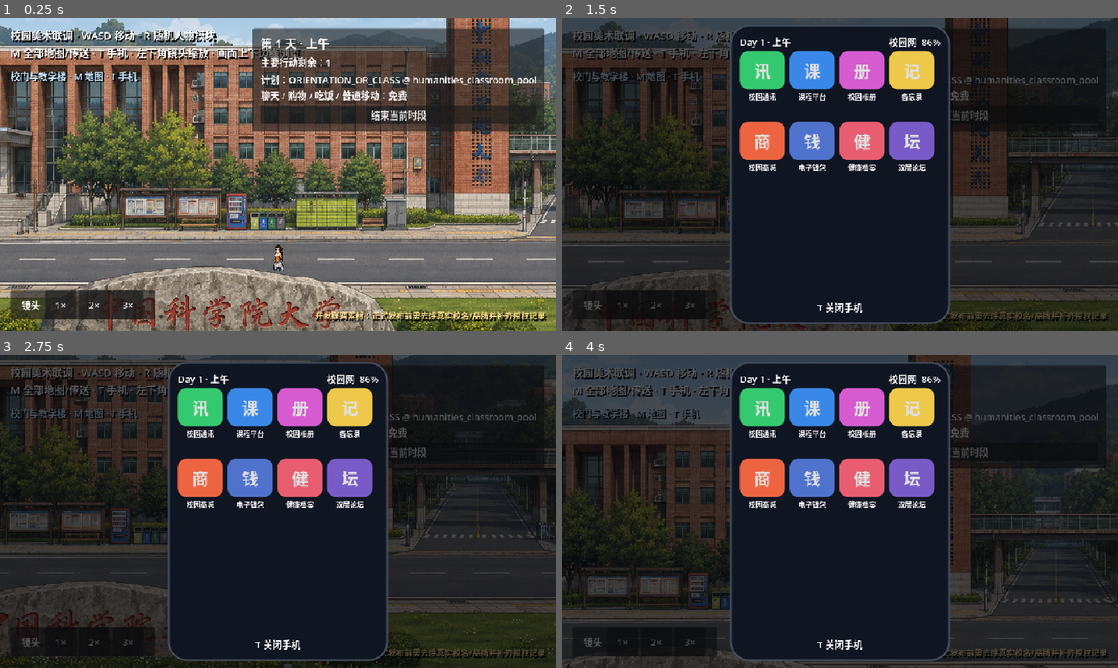
Above: before the commit, frames 1-4 (two rows, left to right).
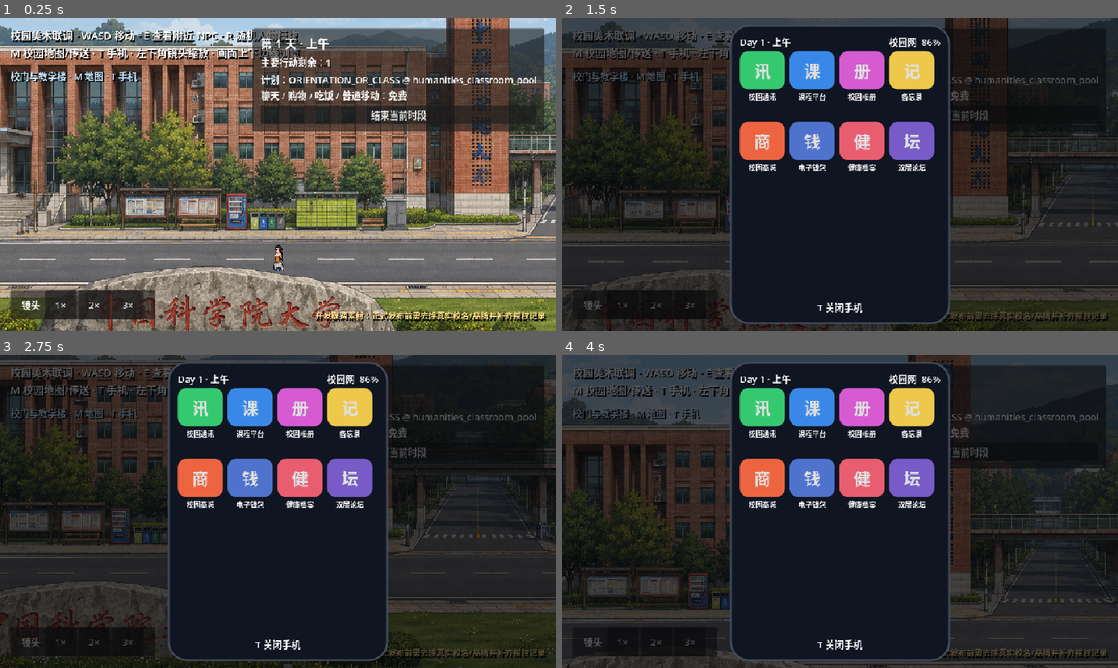
Above: after the commit, the same moments.

Repository: snappy716/LLM-simulate-society
Game: Godot game, scene res://scenes/campus/campus_collab_test.tscn
Two runs of this game, one before a commit and one after it. Both use one fixed random seed, a clock stepped at 60 frames per second and the inputs below. This scene is started directly instead of the project's main scene.
Inputs (mouse positions are in pixels of both pictures, inside the frame that each line leads up to):
- Up to frame 1 (0.25 s): no input
- Up to frame 2 (1.5 s): tap Enter at 0.5 s; move the mouse to (962, 158) at 0.52 s; hold D (move_right) 0.53-1.28 s; hold R (randomize_outfit) 0.53-1.28 s; click (962, 158) at 0.67 s; move the mouse to (728, 190) at 1.27 s; hold S (move_down) from 1.28 s (still down); tap T (toggle_phone) at 1.35 s; click (728, 190) at 1.42 s
- Up to frame 3 (2.75 s): move the mouse to (333, 442) at 2.02 s; release S (move_down) at 2.03 s; hold D (move_right) from 2.03 s (still down); hold Q (toggle_roster) from 2.03 s (still down); click (333, 442) at 2.17 s
- Up to frame 4 (4 s): move the mouse to (812, 574) at 2.77 s; release D (move_right) at 2.78 s; release Q (toggle_roster) at 2.78 s; hold W (move_up) 2.78-3.53 s; tap I (toggle_trade) at 2.85 s; click (812, 574) at 2.92 s; move the mouse to (1006, 558) at 3.52 s; hold A (move_left) from 3.53 s (still down); tap Z at 3.6 s; click (1006, 558) at 3.67 s

The runs differ from the first frame. In frame 1, 0.7% of the frame differs, in the area x 4-54%, y 4-14%; in frame 2, 0.1%; in frame 3, 0.1%; in frame 4, 0.1%.

Commit message:
feat: keep campus NPCs visible and inspectable

Diff:
--- a/game/data/campus_art_catalog.json
+++ b/game/data/campus_art_catalog.json
@@ -8,6 +8,7 @@
       "group": "教学区",
       "texture_path": "res://assets/maps/campus_collab/campus_gate.png",
       "semantic_location_id": "south_gate_region",
+      "visible_region_ids": ["south_gate_region", "central_region"],
       "map_size": [1774, 887],
       "spawn": [888, 690],
       "walk_rect": [30, 620, 1714, 130]
@@ -18,6 +19,7 @@
       "group": "生活区",
       "texture_path": "res://assets/maps/campus_collab/living_area.png",
       "semantic_location_id": "student_life_region",
+      "visible_region_ids": ["student_life_region", "service_logistics_region"],
       "map_size": [2040, 771],
       "spawn": [1020, 620],
       "walk_rect": [30, 465, 1980, 275]
@@ -28,6 +30,7 @@
       "group": "宿舍区",
       "texture_path": "res://assets/maps/campus_collab/east_dormitory.png",
       "semantic_location_id": "east_dorm_region",
+      "visible_region_ids": ["east_dorm_region", "student_life_region"],
       "map_size": [1774, 887],
       "spawn": [887, 700],
       "walk_rect": [30, 470, 1714, 390]
@@ -38,6 +41,7 @@
       "group": "宿舍区",
       "texture_path": "res://assets/maps/campus_collab/west_dormitory.png",
       "semantic_location_id": "west_dorm_region",
+      "visible_region_ids": ["west_dorm_region", "sports_health_region"],
       "map_size": [1774, 887],
       "spawn": [887, 700],
       "walk_rect": [30, 470, 1714, 390]
@@ -48,6 +52,7 @@
       "group": "心理学院与桥",
       "texture_path": "res://assets/maps/campus_collab/psychology_bridge.png",
       "semantic_location_id": "humanities_psychology_region",
+      "visible_region_ids": ["humanities_psychology_region", "central_region"],
       "map_size": [1742, 903],
       "spawn": [1060, 810],
       "walk_rect": [30, 475, 1682, 398]
--- a/game/project.godot
+++ b/game/project.godot
@@ -85,6 +85,11 @@
 "events": [Object(InputEventKey,"resource_local_to_scene":false,"resource_name":"","device":-1,"window_id":0,"alt_press …(192 unchanged characters)…
 ]
 }
+interact_npc={
+"deadzone": 0.2,
+"events": [Object(InputEventKey,"resource_local_to_scene":false,"resource_name":"","device":-1,"window_id":0,"alt_pressed":false,"shift_pressed":false,"ctrl_pressed":false,"meta_pressed":false,"pressed":false,"keycode":0,"physical_keycode":69,"key_label":0,"unicode":101,"location":0,"echo":false,"script":null)
+]
+}
 
 [rendering]
 
--- a/game/scenes/campus/campus_collab_test.tscn
+++ b/game/scenes/campus/campus_collab_test.tscn
@@ -11,6 +11,7 @@
 [ext_resource type="Script" path="res://scripts/ui/campus_art_map_ui.gd" id="9_map_ui"]
 [ext_resource type="Script" path="res://scripts/ui/campus_phone_ui.gd" id="10_phone_ui"]
 [ext_resource type="Script" path="res://scripts/ui/campus_camera_controls.gd" id="11_camera_ui"]
+[ext_resource type="Script" path="res://scripts/ui/campus_npc_inspector_ui.gd" id="12_npc_ui"]
 
 [node name="CampusCollabTest" type="Node2D"]
 y_sort_enabled = true
@@ -125,7 +126,7 @@
 theme_override_constants/shadow_offset_x = 2
 theme_override_constants/shadow_offset_y = 2
 theme_override_font_sizes/font_size = 18
-text = "校园美术联调 · WASD 移动 · R 随机人物模块\nM 全部地图/传送 · T 手机 · 左下角镜头缩放 · 画面上下边缘浏览"
+text = "校园美术联调 · WASD 移动 · E 查看附近 NPC · R 随机人物模块\nM 校园地图/传送 · T 手机 · 左下角镜头缩放 · 画面上下边缘浏览"
 
 [node name="CurrentMap" type="Label" parent="UI"]
 offset_left = 18.0
@@ -169,6 +170,10 @@
 layer = 30
 script = ExtResource("9_map_ui")
 
+[node name="CampusNpcInspectorUI" type="CanvasLayer" parent="."]
+layer = 31
+script = ExtResource("12_npc_ui")
+
 [node name="CampusPhoneUI" type="CanvasLayer" parent="."]
 layer = 32
 script = ExtResource("10_phone_ui")
--- a/game/scripts/npc/npc_controller.gd
+++ b/game/scripts/npc/npc_controller.gd
@@ -15,6 +15,7 @@
 var _wait_time := 0.0
 var _simulation_route := PackedVector2Array()
 var _simulation_route_index := 0
+var campus_profile: Dictionary = {}
 
 signal simulation_route_finished(npc_id: String)
 
@@ -72,6 +73,16 @@
 		_finish_simulation_route()
 
 
+func set_campus_profile(profile: Dictionary) -> void:
+	campus_profile = profile.duplicate(true)
+	var profile_name := String(campus_profile.get("display_name", npc_id))
+	name_label.text = profile_name
+
+
+func get_campus_profile() -> Dictionary:
+	return campus_profile.duplicate(true)
+
+
 func _follow_simulation_route(delta: float) -> void:
 	if _simulation_route_index >= _simulation_route.size():
 		velocity = Vector2.ZERO
--- a/game/scripts/ui/campus_art_map_ui.gd
+++ b/game/scripts/ui/campus_art_map_ui.gd
@@ -138,9 +138,10 @@
 
 func _set_open(value: bool) -> void:
 	if value:
-		var phone := get_tree().get_first_node_in_group("campus_phone_ui")
-		if phone != null and phone.is_open():
-			return
+		for group_name in ["campus_phone_ui", "campus_npc_inspector_ui"]:
+			var other_ui = get_tree().get_first_node_in_group(group_name)
+			if other_ui != null and other_ui.is_open():
+				return
 	_opened = value
 	_overlay.visible = value
 	_pending_map_id = ""
--- /dev/null
+++ b/game/scripts/ui/campus_npc_inspector_ui.gd
@@ -0,0 +1,260 @@
+extends CanvasLayer
+
+const INTERACTION_DISTANCE := 82.0
+
+const COLLEGE_NAMES := {
+	"math_physics": "数理学院",
+	"biochemistry": "生化学院",
+	"earth_space": "天地学院",
+	"artificial_intelligence": "AI 学院",
+	"psychology": "心理学院",
+	"humanities": "人文学院",
+	"medicine": "医学院",
+	"sports": "体育学院",
+}
+
+const ROLE_NAMES := {
+	"student": "学生",
+	"faculty": "教职工",
+	"staff": "职工",
+}
+
+const OCCUPATION_NAMES := {
+	"undergraduate": "本科生",
+	"graduate_student": "研究生",
+	"student_assistant": "学生助理",
+	"academic_faculty": "教师",
+	"administration_staff": "行政人员",
+	"campus_security": "校园安保",
+	"campus_service_staff": "校园服务人员",
+	"librarian": "图书馆员",
+	"maintenance_staff": "维修人员",
+	"medical_staff": "医务人员",
+	"psychology_counselor": "心理咨询师",
+}
+
+const ACTIVITY_NAMES := {
+	"ORIENTATION_OR_CLASS": "报到或上课",
+	"RESEARCH": "研究",
+	"TEACH": "授课",
+	"COURSEWORK": "完成课程任务",
+	"CLUB_ACTIVITY": "参加社团活动",
+	"CAMPUS_EXPLORATION": "熟悉校园",
+	"READ_OR_SOCIALIZE": "阅读或社交",
+	"PERSONAL_ACTIVITY": "处理个人事务",
+	"WORK": "工作",
+	"PATROL": "巡逻",
+	"REST": "休息",
+	"ADMINISTRATION_SHIFT": "处理行政事务",
+	"ASSIST_RESEARCH_OR_TEACHING": "协助研究或教学",
+	"ATTEND_CLASS": "上课",
+	"CAMPUS_SERVICE_SHIFT": "校园服务值班",
+	"CASE_NOTES": "整理咨询记录",
+	"CLUB_OR_PERSONAL_ACTIVITY": "参加社团或个人活动",
+	"CLUB_OR_SELF_STUDY": "参加社团或自习",
+	"COUNSELING_SHIFT": "心理咨询值班",
+	"LAB_OR_SEMINAR": "实验或研讨",
+	"LIBRARY_SHIFT": "图书馆值班",
+	"LITERATURE_REVIEW": "阅读文献",
+	"MAINTENANCE_SHIFT": "校园维修值班",
+	"MEDICAL_SHIFT": "医疗值班",
+	"NIGHT_SECURITY_SHIFT": "夜间安保值班",
+	"ON_CALL_MAINTENANCE": "维修待命",
+	"ON_CALL_MEDICAL_SHIFT": "医疗待命",
+	"ON_CALL_SUPPORT": "值班待命",
+	"OPTIONAL_RESEARCH": "自主研究",
+	"PREPARE_MATERIALS": "准备教学材料",
+	"PREPARE_OR_REVIEW": "备课或复盘",
+	"RESEARCH_OR_OFFICE_HOURS": "研究或答疑",
+	"SECURITY_PATROL": "校园巡逻",
+	"SELF_STUDY": "自习",
+	"SOCIAL_OR_SELF_STUDY": "社交或自习",
+	"TEACH_CLASS": "授课",
+}
+
+var _overlay: ColorRect
+var _title: Label
+var _details: RichTextLabel
+var _nearby_hint: Label
+var _opened := false
+var _selected_npc: Node
+
+
+func _ready() -> void:
+	process_mode = Node.PROCESS_MODE_ALWAYS
+	add_to_group("campus_npc_inspector_ui")
+	_build_ui()
+
+
+func _process(_delta: float) -> void:
+	if _opened:
+		return
+	if get_tree().paused or _another_modal_is_open():
+		_nearby_hint.visible = false
+		return
+	var npc := _nearest_npc()
+	_nearby_hint.visible = npc != null
+	if npc != null:
+		var profile: Dictionary = npc.call("get_campus_profile")
+		_nearby_hint.text = "E  查看 %s" % _safe_text(profile.get("display_name"), "附近的人")
+
+
+func _unhandled_input(event: InputEvent) -> void:
+	if event.is_action_pressed("interact_npc"):
+		if _opened:
+			_set_open(false)
+		elif not _another_modal_is_open():
+			var npc := _nearest_npc()
+			if npc != null:
+				_show_npc(npc)
+		get_viewport().set_input_as_handled()
+	elif _opened and event.is_action_pressed("ui_cancel"):
+		_set_open(false)
+		get_viewport().set_input_as_handled()
+
+
+func is_open() -> bool:
+	return _opened
+
+
+func inspect_npc(npc: Node) -> void:
+	if npc != null and npc.has_method("get_campus_profile"):
+		_show_npc(npc)
+
+
+func _build_ui() -> void:
+	_nearby_hint = Label.new()
+	_nearby_hint.set_anchors_preset(Control.PRESET_CENTER_BOTTOM)
+	_nearby_hint.position = Vector2(-150, -92)
+	_nearby_hint.size = Vector2(300, 38)
+	_nearby_hint.horizontal_alignment = HORIZONTAL_ALIGNMENT_CENTER
+	_nearby_hint.vertical_alignment = VERTICAL_ALIGNMENT_CENTER
+	_nearby_hint.add_theme_font_size_override("font_size", 17)
+	_nearby_hint.add_theme_color_override("font_shadow_color", Color.BLACK)
+	_nearby_hint.add_theme_constant_override("shadow_offset_x", 2)
+	_nearby_hint.add_theme_constant_override("shadow_offset_y", 2)
+	_nearby_hint.visible = false
+	add_child(_nearby_hint)
+
+	_overlay = ColorRect.new()
+	_overlay.set_anchors_and_offsets_preset(Control.PRESET_FULL_RECT)
+	_overlay.color = Color(0.01, 0.018, 0.03, 0.72)
+	_overlay.mouse_filter = Control.MOUSE_FILTER_STOP
+	_overlay.visible = false
+	add_child(_overlay)
+
+	var panel := PanelContainer.new()
+	panel.set_anchors_preset(Control.PRESET_CENTER)
+	panel.position = Vector2(-280, -210)
+	panel.size = Vector2(560, 420)
+	_overlay.add_child(panel)
+	var margin := MarginContainer.new()
+	for side in ["left", "top", "right", "bottom"]:
+		margin.add_theme_constant_override("margin_%s" % side, 22)
+	panel.add_child(margin)
+	var column := VBoxContainer.new()
+	column.add_theme_constant_override("separation", 12)
+	margin.add_child(column)
+	_title = Label.new()
+	_title.horizontal_alignment = HORIZONTAL_ALIGNMENT_CENTER
+	_title.add_theme_font_size_override("font_size", 27)
+	column.add_child(_title)
+	_details = RichTextLabel.new()
+	_details.bbcode_enabled = true
+	_details.fit_content = false
+	_details.size_flags_vertical = Control.SIZE_EXPAND_FILL
+	_details.add_theme_font_size_override("normal_font_size", 17)
+	column.add_child(_details)
+	var close := Button.new()
+	close.text = "关闭（E / Esc）"
+	close.pressed.connect(_set_open.bind(false))
+	column.add_child(close)
+
+
+func _show_npc(npc: Node) -> void:
+	_selected_npc = npc
+	var profile: Dictionary = npc.call("get_campus_profile")
+	_title.text = _safe_text(profile.get("display_name"), _safe_text(profile.get("npc_id"), "校园成员"))
+	_details.text = _public_profile_text(profile)
+	_set_open(true)
+
+
+func _public_profile_text(profile: Dictionary) -> String:
+	var college_id := _safe_text(profile.get("college_id"))
+	var role_id := _safe_text(profile.get("role_kind"))
+	var occupation := _safe_text(profile.get("occupation_id"))
+	var location_id := _safe_text(profile.get("current_location_id"))
+	var places: Dictionary = SimulationBridge.campus_snapshot.get("places", {})
+	var place: Dictionary = places.get(location_id, {})
+	var activity: Dictionary = profile.get("current_activity", {}) if profile.get("current_activity") is Dictionary else {}
+	if activity.is_empty() and profile.get("current_plan") is Dictionary:
+		activity = profile.get("current_plan", {})
+	var activity_id := _safe_text(activity.get("activity_id"))
+	var identity_line := "%s · %s" % [
+		COLLEGE_NAMES.get(college_id, college_id if not college_id.is_empty() else "校内单位"),
+		ROLE_NAMES.get(role_id, role_id if not role_id.is_empty() else "校园成员"),
+	]
+	if not occupation.is_empty():
+		identity_line += "（%s）" % OCCUPATION_NAMES.get(occupation, occupation)
+	return "[b]公开身份[/b]\n%s\n\n[b]当前位置[/b]\n%s\n\n[b]正在做的事[/b]\n%s\n\n[b]可观察状态[/b]\n%s\n\n[color=#91a4bc]内在需求、秘密动机与后续计划不会直接显示；需要通过交流、观察、关系或调查逐渐了解。[/color]" % [
+		identity_line,
+		String(place.get("name", location_id if not location_id.is_empty() else "未知")),
+		ACTIVITY_NAMES.get(activity_id, activity_id if not activity_id.is_empty() else "暂时没有明显行动"),
+		_visible_mood(profile.get("emotions", {})),
+	]
+
+
+func _visible_mood(value: Variant) -> String:
+	if not value is Dictionary or value.is_empty():
+		return "看不出明显情绪"
+	var emotions: Dictionary = value
+	var strongest := ""
+	var strength := -1
+	for key in emotions:
+		var amount := int(emotions[key])
+		if amount > strength:
+			strongest = String(key)
+			strength = amount
+	if strength < 18:
+		return "神情比较平静"
+	return {
+		"joy": "看起来心情不错",
+		"fear": "神情有些紧张",
+		"anger": "似乎有些恼火",
+		"sadness": "看起来有些低落",
+		"shame": "神情略显不自在",
+	}.get(strongest, "情绪不太容易判断")
+
+
+func _safe_text(value: Variant, fallback: String = "") -> String:
+	if value == null:
+		return fallback
+	var text := str(value)
+	return fallback if text.is_empty() else text
+
+
+func _nearest_npc() -> Node:
+	var player := get_tree().get_first_node_in_group("player") as Node2D
+	var layer := get_tree().get_first_node_in_group("campus_npc_movement_layer")
+	if player == null or layer == null:
+		return null
+	return layer.call("nearest_interactable_npc", player.global_position, INTERACTION_DISTANCE)
+
+
+func _another_modal_is_open() -> bool:
+	for group_name in ["campus_map_ui", "campus_phone_ui"]:
+		var ui = get_tree().get_first_node_in_group(group_name)
+		if ui != null and ui.is_open():
+			return true
+	return false
+
+
+func _set_open(value: bool) -> void:
+	if value and _another_modal_is_open():
+		return
+	_opened = value
+	_overlay.visible = value
+	_nearby_hint.visible = false if value else _nearby_hint.visible
+	if not value:
+		_selected_npc = null
+	get_tree().paused = value
--- a/game/scripts/ui/campus_phone_ui.gd
+++ b/game/scripts/ui/campus_phone_ui.gd
@@ -185,9 +185,10 @@
 
 func _set_open(value: bool) -> void:
 	if value:
-		var map_ui := get_tree().get_first_node_in_group("campus_map_ui")
-		if map_ui != null and map_ui.is_open():
-			return
+		for group_name in ["campus_map_ui", "campus_npc_inspector_ui"]:
+			var other_ui = get_tree().get_first_node_in_group(group_name)
+			if other_ui != null and other_ui.is_open():
+				return
 	_opened = value
 	_overlay.visible = value
 	if value:
--- a/game/scripts/world/campus_collab_scene.gd
+++ b/game/scripts/world/campus_collab_scene.gd
@@ -143,7 +143,7 @@
 
 
 func _ui_is_open() -> bool:
-	for group_name in ["campus_map_ui", "campus_phone_ui"]:
+	for group_name in ["campus_map_ui", "campus_phone_ui", "campus_npc_inspector_ui"]:
 		var ui = get_tree().get_first_node_in_group(group_name)
 		if ui != null and ui.is_open():
 			return true
--- a/game/scripts/world/campus_npc_movement_layer.gd
+++ b/game/scripts/world/campus_npc_movement_layer.gd
@@ -14,20 +14,35 @@
 
 var last_replayed_count := 0
 var _places: Dictionary = {}
+var _population: Dictionary = {}
 var _active_routes := 0
 var _scene_route_points: Dictionary = {}
+var _current_map_entry: Dictionary = {}
+var _visible_actors: Dictionary = {}
 
 
 func _ready() -> void:
+	add_to_group("campus_npc_movement_layer")
 	_refresh_scene_route_anchors()
 	SimulationBridge.campus_snapshot_updated.connect(_on_snapshot_updated)
 	SimulationBridge.campus_phase_advanced.connect(_on_phase_advanced)
+	var presentation := get_node("/root/CampusPresentation")
+	presentation.connect("map_changed", _on_map_changed)
+	_current_map_entry = presentation.call("get_map")
 	if not SimulationBridge.campus_snapshot.is_empty():
 		_on_snapshot_updated(SimulationBridge.campus_snapshot)
 
 
 func _on_snapshot_updated(snapshot: Dictionary) -> void:
 	_places = snapshot.get("places", {})
+	_population = snapshot.get("population", {})
+	if _active_routes == 0:
+		call_deferred("_refresh_residents")
+
+
+func _on_map_changed(entry: Dictionary) -> void:
+	_current_map_entry = entry.duplicate(true)
+	call_deferred("_refresh_residents")
 
 
 func _on_phase_advanced(success: bool, response: Dictionary) -> void:
@@ -72,6 +87,7 @@
 
 	movement_replay_started.emit(last_replayed_count)
 	if _active_routes == 0:
+		_refresh_residents()
 		movement_replay_finished.emit()
 
 
@@ -79,16 +95,7 @@
 	if npc_scene == null:
 		push_error("校园 NPC 移动层没有配置 npc_scene")
 		return
-	var npc = npc_scene.instantiate()
-	npc.npc_id = actor_id
-	npc.body_type = "male" if int(data.get("appearance_seed", 0)) % 2 == 0 else "female"
-	npc.world_seed = int(data.get("appearance_seed", 42))
-	npc.simulation_controlled = true
-	npc.show_name_label = false
-	npc.collision_layer = 0
-	npc.collision_mask = 0
-	npc.name = "VisibleNpc_%02d" % last_replayed_count
-	add_child(npc)
+	var npc = _create_visible_npc(actor_id, data)
 	var offset := _stable_route_offset(actor_id)
 	var offset_points := PackedVector2Array()
 	for point in points:
@@ -102,9 +109,13 @@
 
 func _on_route_finished(_npc_id: String, npc: Node, destination_id: String) -> void:
 	_active_routes = maxi(0, _active_routes - 1)
-	if _is_indoor_destination(destination_id) and is_instance_valid(npc):
+	if not _location_is_visible(destination_id) and is_instance_valid(npc):
+		_visible_actors.erase(String(npc.npc_id))
 		npc.queue_free()
+	elif is_instance_valid(npc):
+		npc.set_campus_profile(_population.get(String(npc.npc_id), {}))
 	if _active_routes == 0:
+		_refresh_residents()
 		movement_replay_finished.emit()
 
 
@@ -121,6 +132,18 @@
 
 
 func _world_point_for_location(location_id: String) -> Variant:
+	if use_scene_route_anchors:
+		var anchor_cursor := location_id
+		var anchor_visited: Dictionary = {}
+		while _places.has(anchor_cursor) and not anchor_visited.has(anchor_cursor):
+			anchor_visited[anchor_cursor] = true
+			if _scene_route_points.has(anchor_cursor):
+				return _scene_route_points[anchor_cursor]
+			var anchor_place: Dictionary = _places[anchor_cursor]
+			var region_id := String(anchor_place.get("region_id", ""))
+			if _scene_route_points.has(region_id):
+				return _scene_route_points[region_id]
+			anchor_cursor = String(anchor_place.get("parent_id", region_id))
 	var cursor := location_id
 	var visited: Dictionary = {}
 	while _places.has(cursor) and not visited.has(cursor):
@@ -147,6 +170,122 @@
 		if location_id.is_empty():
 			continue
 		_scene_route_points[location_id] = candidate.global_position
+	if _active_routes == 0:
+		call_deferred("_refresh_residents")
+
+
+func nearest_interactable_npc(origin: Vector2, max_distance: float = 76.0) -> Node:
+	var nearest: Node2D
+	var nearest_distance := max_distance
+	for actor in _visible_actors.values():
+		if not is_instance_valid(actor) or not actor is Node2D:
+			continue
+		var distance := origin.distance_to(actor.global_position)
+		if distance <= nearest_distance:
+			nearest = actor
+			nearest_distance = distance
+	return nearest
+
+
+func visible_resident_count() -> int:
+	var count := 0
+	for actor in _visible_actors.values():
+		if is_instance_valid(actor):
+			count += 1
+	return count
+
+
+func _refresh_residents() -> void:
+	if _active_routes > 0 or _places.is_empty() or _population.is_empty():
+		return
+	var desired_ids: Array[String] = []
+	var actor_ids: Array = _population.keys()
+	actor_ids.sort()
+	for actor_id_value in actor_ids:
+		var actor_id := String(actor_id_value)
+		if actor_id == "player":
+			continue
+		var data: Dictionary = _population.get(actor_id, {})
+		if not _location_is_visible(String(data.get("current_location_id", ""))):
+			continue
+		desired_ids.append(actor_id)
+		if desired_ids.size() >= max_visible_npcs:
+			break
+
+	for actor_id_value in _visible_actors.keys():
+		var actor_id := String(actor_id_value)
+		if actor_id in desired_ids:
+			continue
+		var actor = _visible_actors.get(actor_id)
+		if is_instance_valid(actor):
+			actor.queue_free()
+		_visible_actors.erase(actor_id)
+
+	for desired_index in range(desired_ids.size()):
+		var actor_id := desired_ids[desired_index]
+		var data: Dictionary = _population.get(actor_id, {})
+		var actor = _visible_actors.get(actor_id)
+		if not is_instance_valid(actor):
+			actor = _create_visible_npc(actor_id, data)
+		actor.set_campus_profile(data)
+		var location_id := String(data.get("current_location_id", ""))
+		var point_value = _world_point_for_location(location_id)
+		if point_value is Vector2:
+			actor.global_position = (
+				point_value as Vector2
+				if desired_index == 0
+				else _resident_world_point(actor_id, point_value as Vector2)
+			)
+		actor.set_move_direction(Vector2.ZERO)
+	last_replayed_count = visible_resident_count()
+
+
+func _create_visible_npc(actor_id: String, data: Dictionary) -> Node:
+	var npc = npc_scene.instantiate()
+	npc.npc_id = actor_id
+	npc.body_type = "male" if int(data.get("appearance_seed", 0)) % 2 == 0 else "female"
+	npc.world_seed = int(data.get("appearance_seed", 42))
+	npc.simulation_controlled = true
+	npc.show_name_label = false
+	npc.collision_layer = 0
+	npc.collision_mask = 0
+	npc.name = "CampusNpc_%s" % actor_id
+	add_child(npc)
+	npc.add_to_group("campus_interactable_npc")
+	npc.set_campus_profile(data)
+	_visible_actors[actor_id] = npc
+	return npc
+
+
+func _location_is_visible(location_id: String) -> bool:
+	return _region_for_location(location_id) in _visible_region_ids()
+
+
+func _visible_region_ids() -> Array[String]:
+	var result: Array[String] = []
+	for value in _current_map_entry.get(
+		"visible_region_ids",
+		[String(_current_map_entry.get("semantic_location_id", ""))]
+	):
+		var region_id := String(value)
+		if not region_id.is_empty():
+			result.append(region_id)
+	return result
+
+
+func _region_for_location(location_id: String) -> String:
+	var cursor := location_id
+	var visited: Dictionary = {}
+	while _places.has(cursor) and not visited.has(cursor):
+		visited[cursor] = true
+		var place: Dictionary = _places[cursor]
+		if String(place.get("node_type", "")) == "region":
+			return cursor
+		var region_id := String(place.get("region_id", ""))
+		if not region_id.is_empty():
+			return region_id
+		cursor = String(place.get("parent_id", ""))
+	return ""
 
 
 func _route_intersects_view(points: PackedVector2Array) -> bool:
@@ -164,20 +303,28 @@
 	return false
 
 
-func _is_indoor_destination(location_id: String) -> bool:
-	var place: Dictionary = _places.get(location_id, {})
-	if String(place.get("node_type", "")) != "location":
-		return false
-	return String(place.get("kind", "")) != "outdoor_point"
-
-
 func _stable_route_offset(actor_id: String) -> Vector2:
 	var stable := absi(actor_id.hash())
-	return Vector2(float(stable % 7 - 3) * 5.0, float(int(stable / 7) % 5 - 2) * 4.0)
+	return Vector2(float(stable % 7 - 3) * 18.0, float(int(stable / 7) % 5 - 2) * 10.0)
+
+
+func _resident_world_point(actor_id: String, anchor: Vector2) -> Vector2:
+	var stable := absi(actor_id.hash())
+	var target := anchor + Vector2(
+		float(stable % 17 - 8) * 34.0,
+		float(int(stable / 17) % 5 - 2) * 12.0
+	)
+	var rect_value: Array = _current_map_entry.get("walk_rect", [0, 0, 1774, 887])
+	var walk_rect := Rect2(
+		float(rect_value[0]), float(rect_value[1]),
+		float(rect_value[2]), float(rect_value[3])
+	)
+	return target.clamp(walk_rect.position + Vector2(18, 18), walk_rect.end - Vector2(18, 18))
 
 
 func _clear_replay() -> void:
 	for child in get_children():
 		child.queue_free()
+	_visible_actors.clear()
 	last_replayed_count = 0
 	_active_routes = 0
--- a/game/tools/capture_campus_collab.gd
+++ b/game/tools/capture_campus_collab.gd
@@ -15,7 +15,20 @@
 	current_scene = scene
 	for _frame in range(12):
 		await process_frame
+	var movement_layer = scene.get_node("NpcMovementLayer")
+	for _attempt in range(100):
+		if int(movement_layer.call("visible_resident_count")) > 0:
+			break
+		await create_timer(0.05).timeout
 	await _save_view("user://campus_collab_capture.png", "CAMPUS_COLLAB_CAPTURE")
+	var player := scene.get_node("Player") as Node2D
+	var nearby_npc = movement_layer.call("nearest_interactable_npc", player.global_position, 120.0)
+	if nearby_npc != null:
+		var inspector = scene.get_node("CampusNpcInspectorUI")
+		inspector.call("inspect_npc", nearby_npc)
+		await process_frame
+		await _save_view("user://campus_npc_ui_capture.png", "CAMPUS_NPC_UI_CAPTURE")
+		inspector.call("_set_open", false)
 
 	var map_ui = scene.get_node("CampusMapUI")
 	map_ui.call("_set_open", true)
--- a/game/tools/test_campus_collab_flow.gd
+++ b/game/tools/test_campus_collab_flow.gd
@@ -53,6 +53,27 @@
 	randomize_event.pressed = true
 	player.call("_unhandled_input", randomize_event)
 	assert((player.get("appearance") as Dictionary) != old_appearance)
+	var movement_layer = outdoor.get_node("NpcMovementLayer")
+	for _attempt in range(20):
+		if int(movement_layer.call("visible_resident_count")) > 0:
+			break
+		await process_frame
+	assert(int(movement_layer.call("visible_resident_count")) > 0)
+	var nearby_npc = movement_layer.call("nearest_interactable_npc", player.global_position, 100.0)
+	assert(nearby_npc != null)
+	assert(not nearby_npc.name_label.visible)
+	var inspector = outdoor.get_node("CampusNpcInspectorUI")
+	inspector.call("inspect_npc", nearby_npc)
+	assert(bool(inspector.call("is_open")))
+	assert(paused)
+	var details := inspector.get("_details") as RichTextLabel
+	var public_text := details.text
+	assert(public_text.contains("公开身份"))
+	assert(public_text.contains("正在做的事"))
+	assert(not public_text.contains("simulation_tier"))
+	assert(not public_text.contains("night_access"))
+	inspector.call("_set_open", false)
+	assert(not paused)
 
 	var phone_ui = outdoor.get_node("CampusPhoneUI")
 	phone_ui.call("_set_open", true)
@@ -64,7 +85,6 @@
 	assert(not bool(phone_ui.call("is_open")))
 	assert(outdoor.has_node("CampusMapUI"))
 	assert(outdoor.has_node("CameraControls"))
-	var movement_layer = outdoor.get_node("NpcMovementLayer")
 	assert(bool(movement_layer.get("use_scene_route_anchors")))
 	assert(get_nodes_in_group("campus_route_anchor").size() >= 10)
 
Not shown: 1 places in game/scenes/campus/campus_collab_test.tscn that only renumber resources
Not shown, added: game/scripts/ui/campus_npc_inspector_ui.gd.uid
Not shown, changed: design/ART_COLLABORATION_INTEGRATION.md
Not shown, changed: production/VERIFICATION.md
